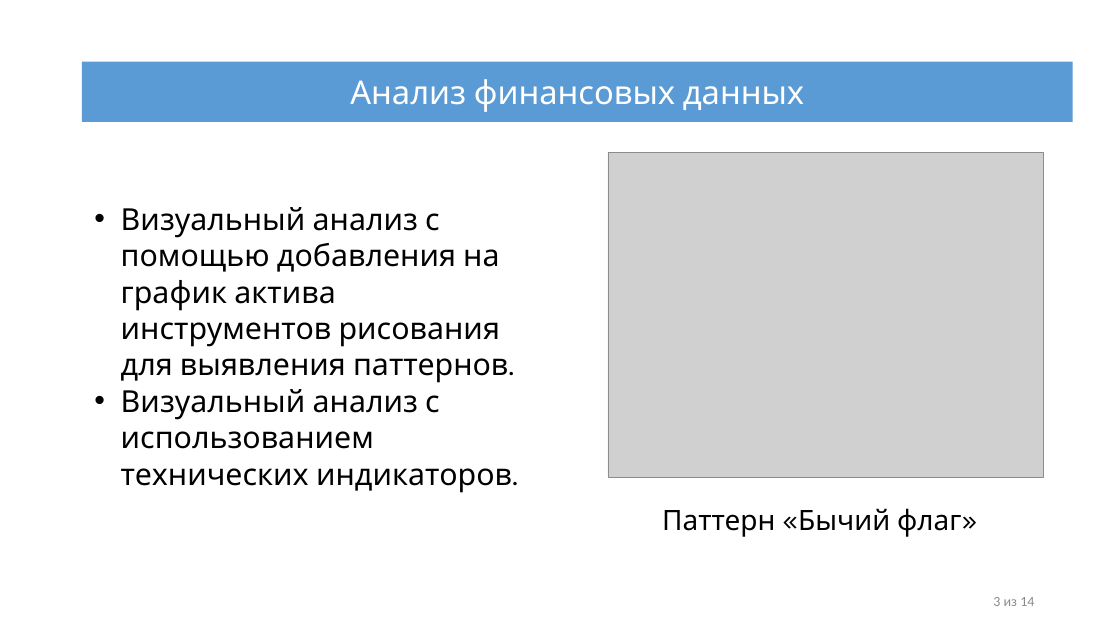
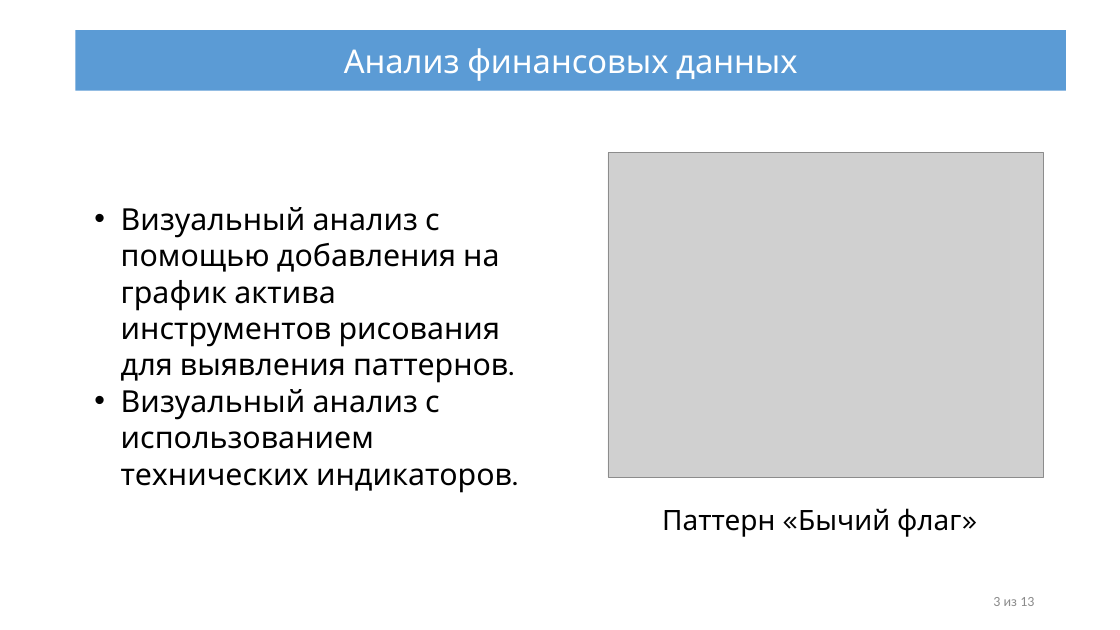
Before and after one commit to IliiaDenisov/masters-thesis, a slide deck: slide 3 of src/Презентация диплома.pptx. Drawn at 1120x630 pixels with LibreOffice and Linux fonts; fonts in the diff are those of the drawing; grey boxes stand for pictures. Boxes give left, top, right and bottom in pixels: in the first picture for what was removed or moved away, otherwise in the second. Text is boxed around its words. In the diff, an @@ line names an element or a change of style, - is before the commit and + after.

```diff
--- a/src/Презентация диплома.pptx
+++ b/src/Презентация диплома.pptx
@@ rectangle "Анализ финансовых данных": place and size @@
-rectangle "Анализ финансовых данных" at box(82, 61, 1072, 122)
+rectangle "Анализ финансовых данных" at box(76, 30, 1066, 91)
@@ text at box(993, 597, 1034, 606): text changed @@
-3 из 14
+3 из 13
```
Also in this commit, not shown: 11 other slides changed.
